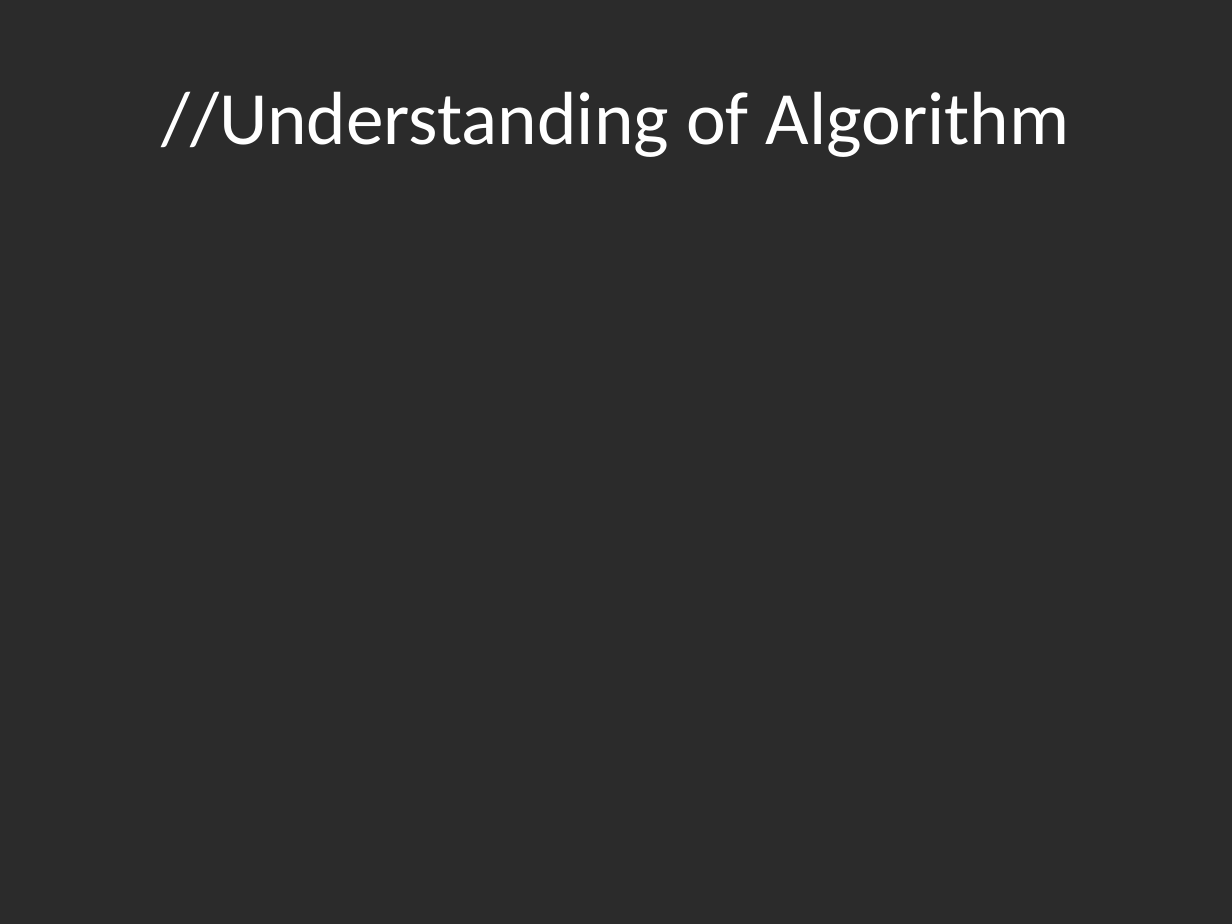
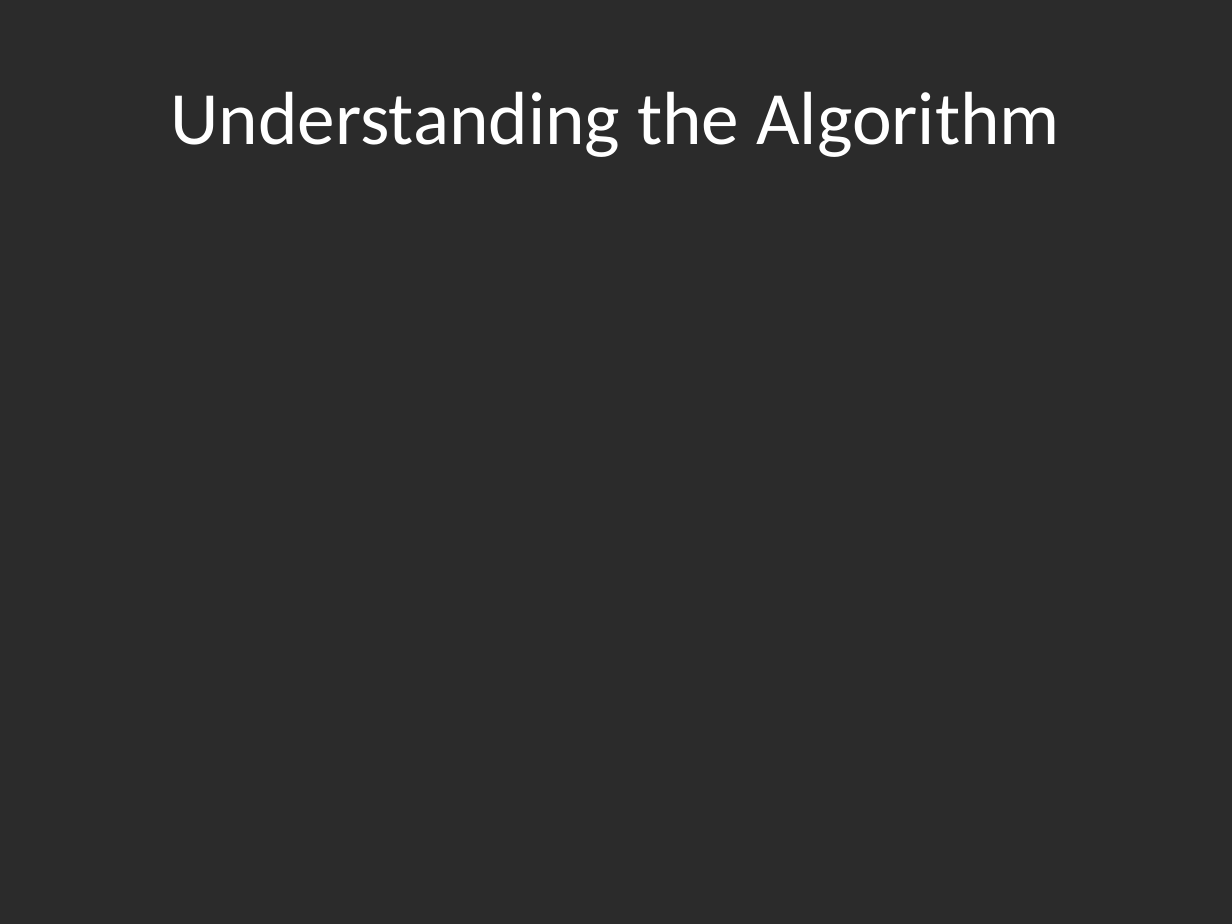
Before and after one commit to hyoshid1/project375, a slide deck: slide 3 of presentation.pptx (slide 4 before the commit). Drawn at 1232x924 pixels with LibreOffice and Linux fonts; fonts in the diff are those of the drawing; background and template pictures are left out; a plain dark background stands for a picture behind light text. Boxes give left, top, right and bottom in pixels: in the first picture for what was removed or moved away, otherwise in the second. Text is boxed around its words. In the diff, an @@ line names an element or a change of style, - is before the commit and + after.

```diff
--- a/presentation.pptx
+++ b/presentation.pptx
@@ title at [170, 91, 1060, 157]: text changed @@
-//Understanding of Algorithm
+Understanding the Algorithm
```
Also in this commit, not shown: 1 other slide changed.
